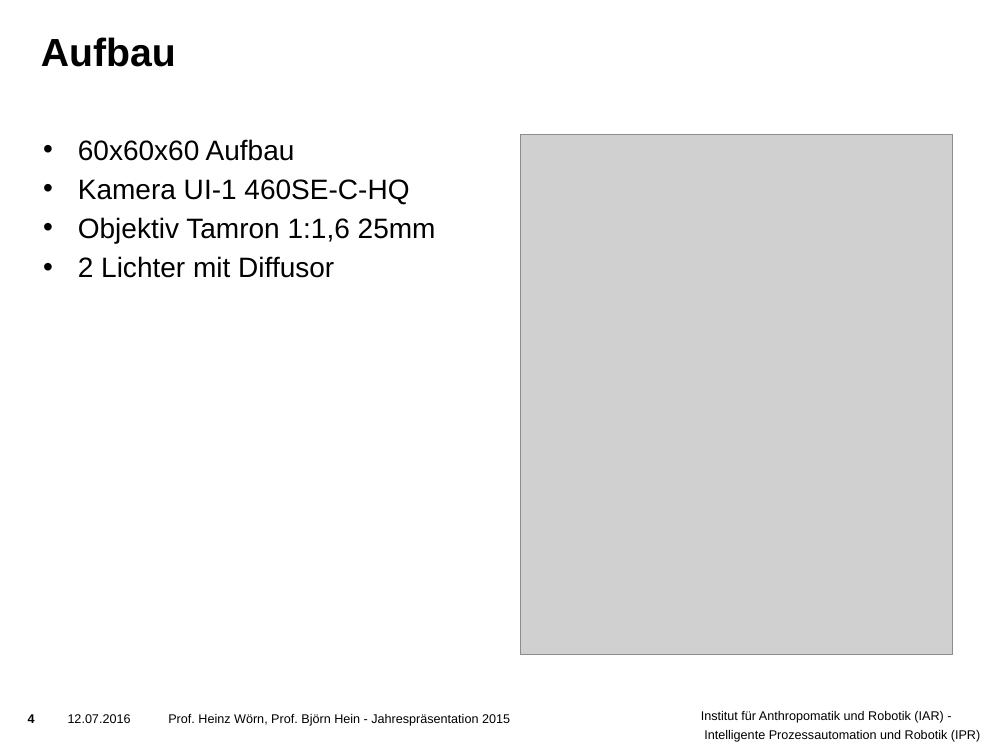
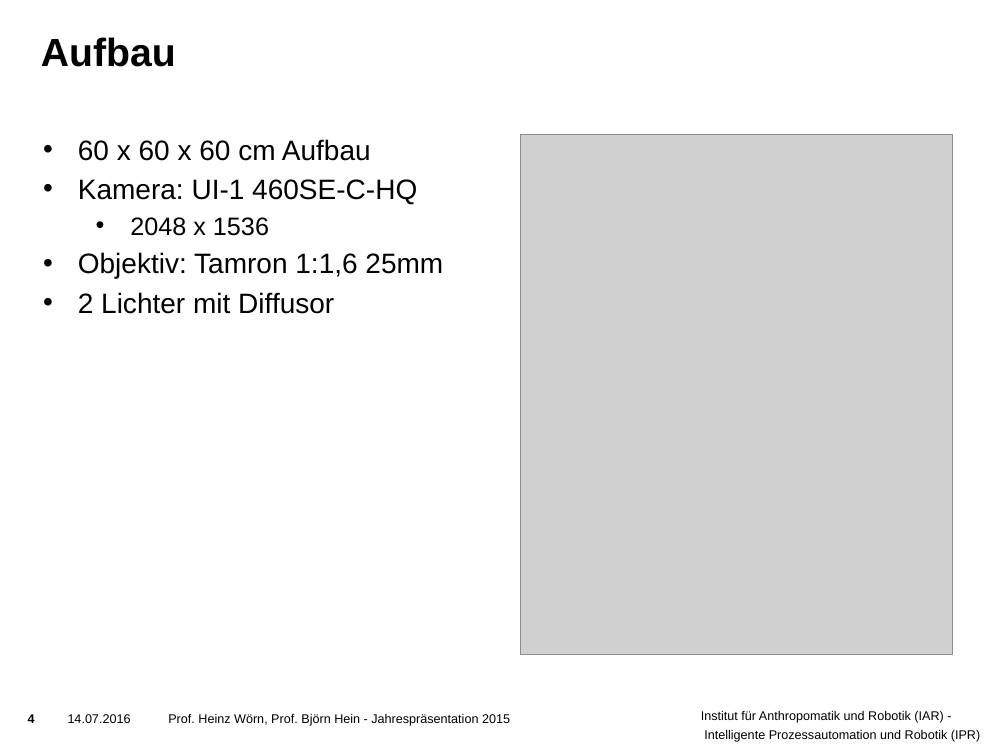
Before and after one commit to ThePrimus/VisualInspection, a slide deck: slide 4 of Praesentation/Vorlage Präsentation.pptx. Drawn at 1008x756 pixels with LibreOffice and Linux fonts; fonts in the diff are those of the drawing; grey boxes stand for pictures; background and template pictures are left out. Boxes give left, top, right and bottom in pixels: in the first picture for what was removed or moved away, otherwise in the second. Text is boxed around its words. In the diff, an @@ line names an element or a change of style, - is before the commit and + after.

Commit message:
Präsentation update

```diff
--- a/Praesentation/Vorlage Präsentation.pptx
+++ b/Praesentation/Vorlage Präsentation.pptx
@@ text at [78,139,443,278]: text changed @@
-• 60x60x60 Aufbau
-• Kamera UI-1 460SE-C-HQ
-• Objektiv Tamron 1:1,6 25mm
+• 60 x 60 x 60 cm Aufbau
+• Kamera: UI-1 460SE-C-HQ
+  • 2048 x 1536
+• Objektiv: Tamron 1:1,6 25mm
@@ text at [68,714,510,726]: text changed @@
-12.07.2016 Prof. Heinz Wörn, Prof. Björn Hein - Jahrespräsentation 2015
+14.07.2016 Prof. Heinz Wörn, Prof. Björn Hein - Jahrespräsentation 2015
```
Also in this commit, not shown: 9 other slides changed, 1 slide added.
